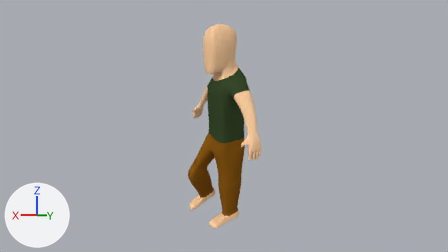
Two versions of the Blender file PS1_Model/ps1_model.blend, one commit apart.
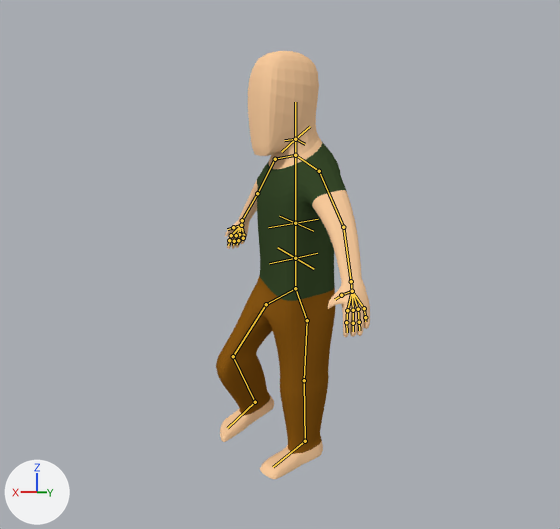
Each version is shown from the file's camera 'Camera', then close up on the part from 19% to 79% of the width and 0% to 100% of the height. The axes (+X, +Y, +Z) are drawn at lower left. The lights are the same throughout. Both versions are drawn at frame 120 of the action 'ArmatureAction.001'; the numbers are the values there. The bones that bend it are drawn over the model as lines in the close-ups.

Objects in the first close-up: 'Character'.
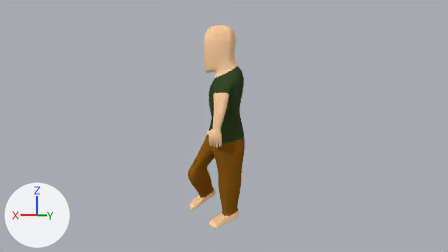
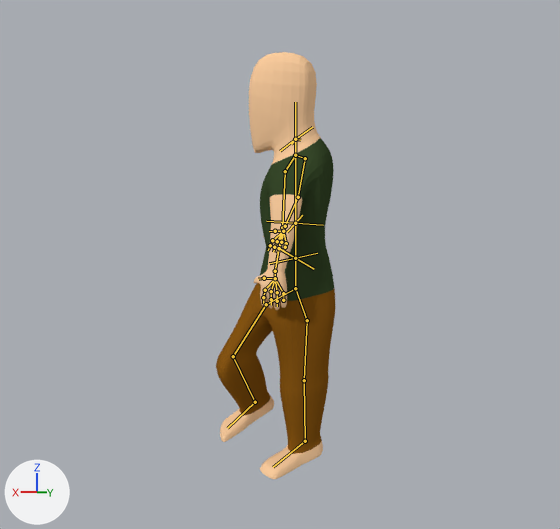
Location of each change, (x1, y1, x2, y2) in pixels of the close-ups (560 x 529 px):
'Character', posed (23% narrower)
    before: (216, 51, 370, 479)
    after: (216, 52, 335, 479)
bone 'Bone.021', root to tip
    before: (319, 171) to (343, 227)
    after: (285, 171) to (282, 227)
bone 'Bone.023', root to tip
    before: (275, 159) to (257, 193)
    after: (305, 158) to (298, 197)

What changed in the scene script:
```text
Change bone_bone_001:
    where bone_bone_001 = bpy.data.objects['Armature'].pose.bones['Bone.001']  # child of 'Bone'
    bone_bone_001.rotation_quaternion: (1.0, 0.0, 0.0, 0.0) -> (0.922, 0.0, -0.387, 0.0)  # degrees (0, 0, 0) -> degrees (0, -46, 0)
Change bone_bone_021:
    where bone_bone_021 = bpy.data.objects['Armature'].pose.bones['Bone.021']  # child of 'Bone.019'
    bone_bone_021.rotation_quaternion: (1.0, 0.0, 0.0, 0.0) -> (0.988, -0.145, -0.011, 0.024)  # degrees (0, 0, 0) -> degrees (-17, -1, 3)
Change bone_bone_023:
    where bone_bone_023 = bpy.data.objects['Armature'].pose.bones['Bone.023']  # child of 'Bone.020'
    bone_bone_023.rotation_quaternion: (1.0, 0.0, 0.0, 0.0) -> (0.988, -0.114, 0.001, 0.056)  # degrees (0, 0, 0) -> degrees (-13, 1, 6)
```
